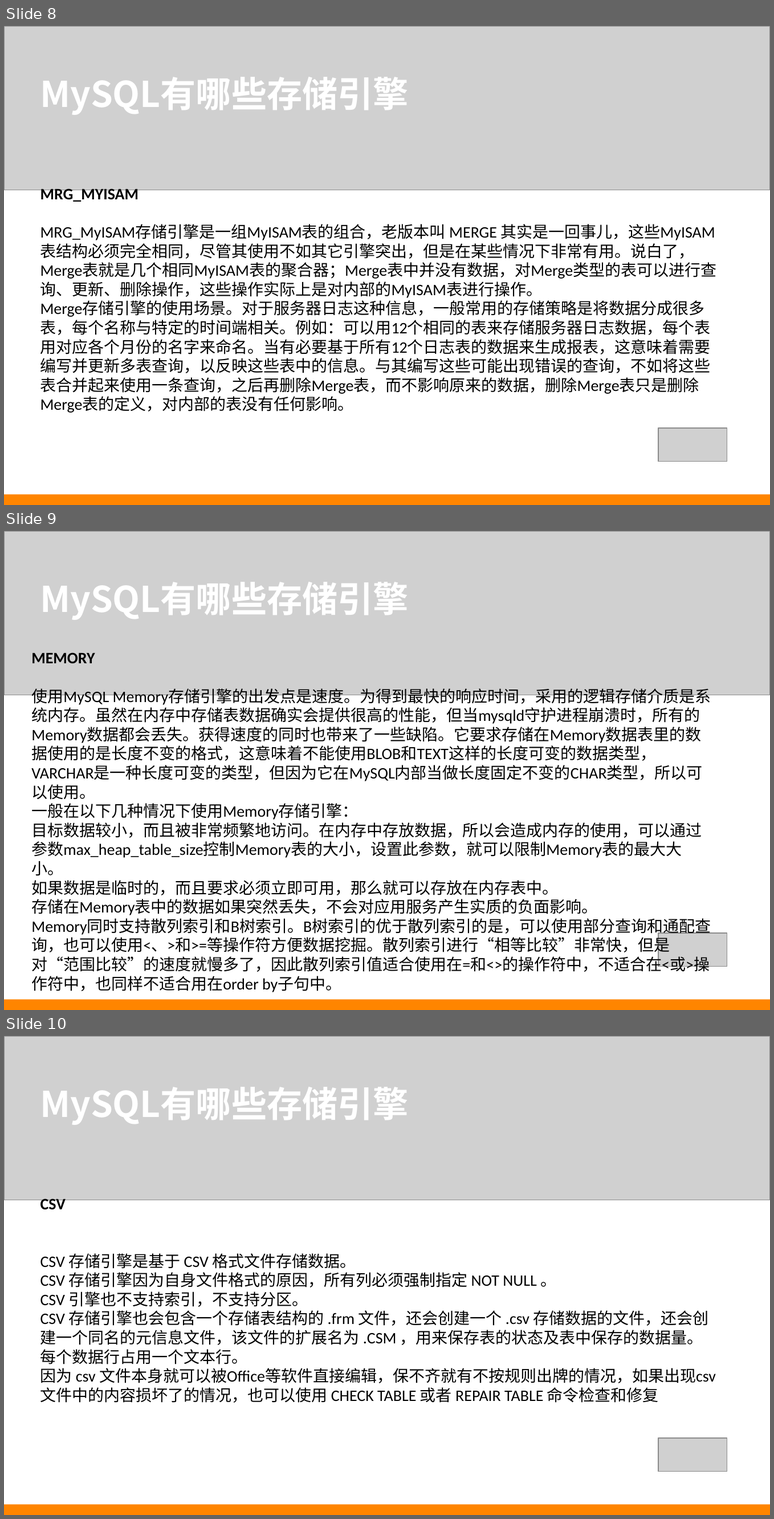
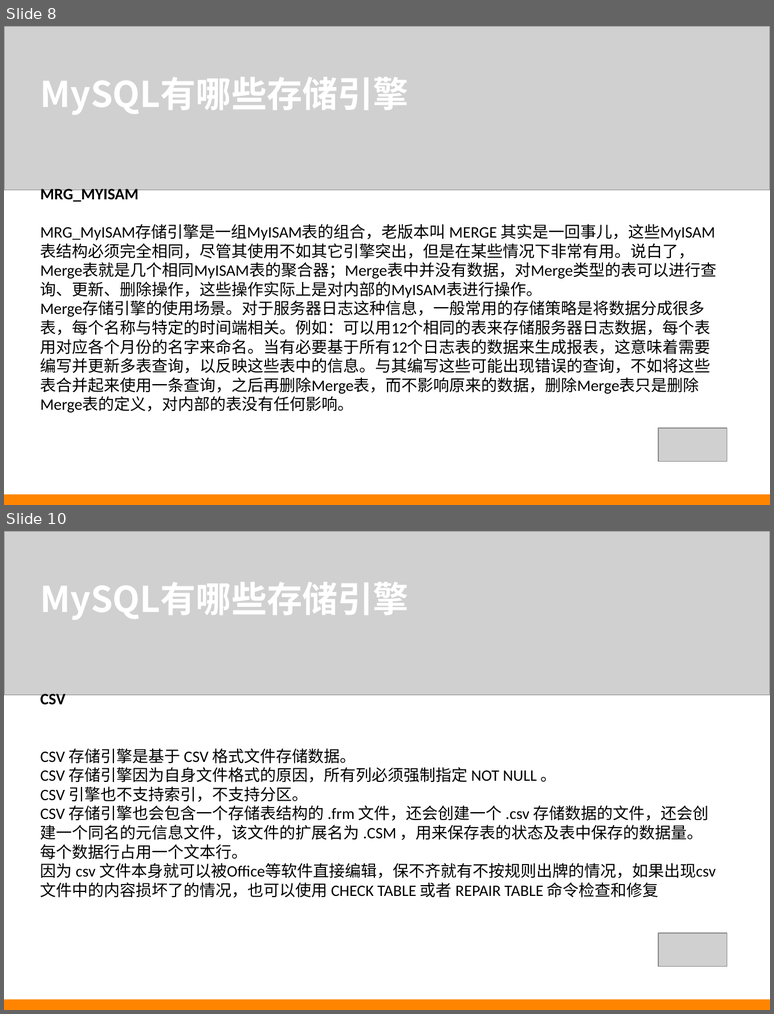
Before and after one commit to iez1784/mysql, a slide deck: ppt/Mysql_InnoDB.ppt. Shown one above the other, each under a label of ours: slides 8, 9 and 10 before the commit, slides 8 and 10 after it; the slides between them are not shown. The pictures are 774x1519 and 774x1014 pixels, drawn with LibreOffice and Linux fonts; fonts in the diff are those of the drawing; grey boxes stand for pictures. Boxes give left, top, right and bottom in pixels: in the first picture for what was removed or moved away, otherwise in the second. Text is boxed around its words. In the diff, an @@ line names an element or a change of style, - is before the commit and + after.

```diff
--- a/ppt/Mysql_InnoDB.ppt
+++ b/ppt/Mysql_InnoDB.ppt
@@ slide 9 removed at box(4, 531, 770, 1010), background #FFFFFF @@
@@ picture removed at box(4, 531, 770, 695) @@
@@ text removed at box(40, 582, 408, 620) @@
-MySQL有哪些存储引擎
@@ text removed at box(31, 652, 711, 992) @@
-MEMORY
-使用MySQL Memory存储引擎的出发点是速度。为得到最快的响应时间，采用的逻辑存储介质是系统内存。虽然在内存中存储表数据确实会提供很高的性能，但当mysqld守护进程崩溃时，所有的Memory数据都会丢失。获得速度的同时也带来了一些缺陷。它要求存储在Memory数据表里的数据使用的是长度不变的格式，这意味着不能使用BLOB和TEXT这样的长度可变的数据类型，VARCHAR是一种长度可变的类型，但因为它在MySQL内部当做长度固定不变的CHAR类型，所以可以使用。
-一般在以下几种情况下使用Memory存储引擎：
-目标数据较小，而且被非常频繁地访问。在内存中存放数据，所以会造成内存的使用，可以通过参数max_heap_table_size控制Memory表的大小，设置此参数，就可以限制Memory表的最大大小。
-如果数据是临时的，而且要求必须立即可用，那么就可以存放在内存表中。
-存储在Memory表中的数据如果突然丢失，不会对应用服务产生实质的负面影响。
-Memory同时支持散列索引和B树索引。B树索引的优于散列索引的是，可以使用部分查询和通配查询，也可以使用<、>和>=等操作符方便数据挖掘。散列索引进行“相等比较”非常快，但是对“范围比较”的速度就慢多了，因此散列索引值适合使用在=和<>的操作符中，不适合在<或>操作符中，也同样不适合用在order by子句中。
@@ picture removed at box(658, 933, 727, 967) @@
@@ rectangle removed at box(4, 999, 770, 1010) @@
```
Also in this commit, not shown: 1 slide changed, 11 slides added, 4 other slides removed.
